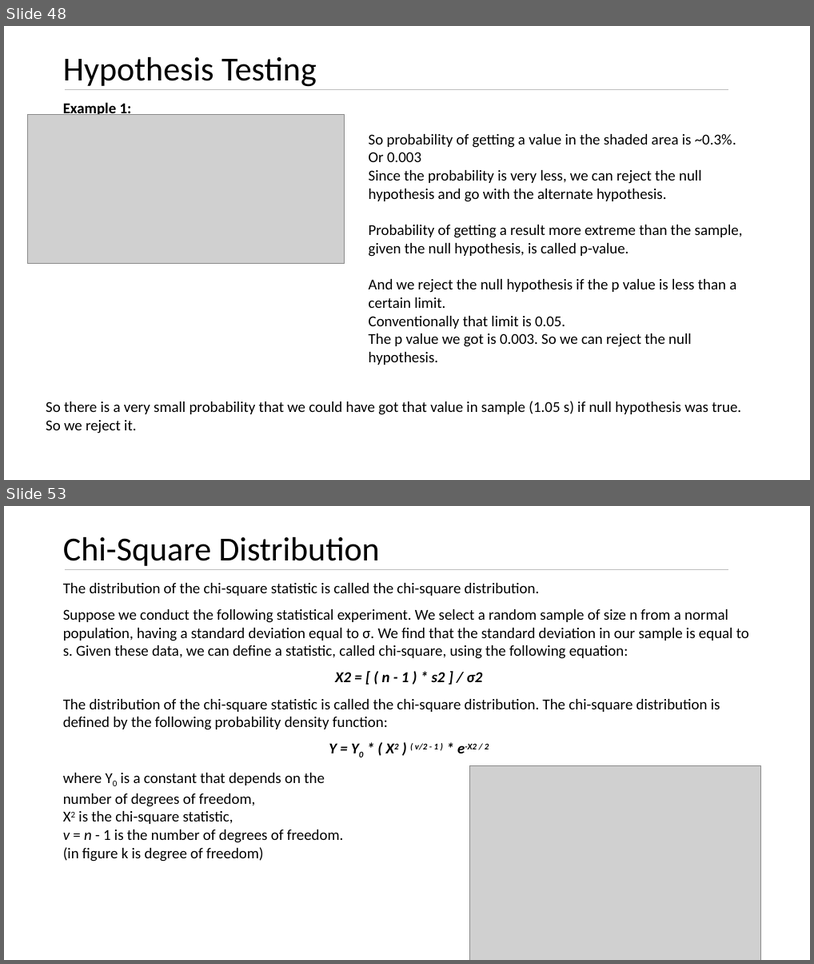
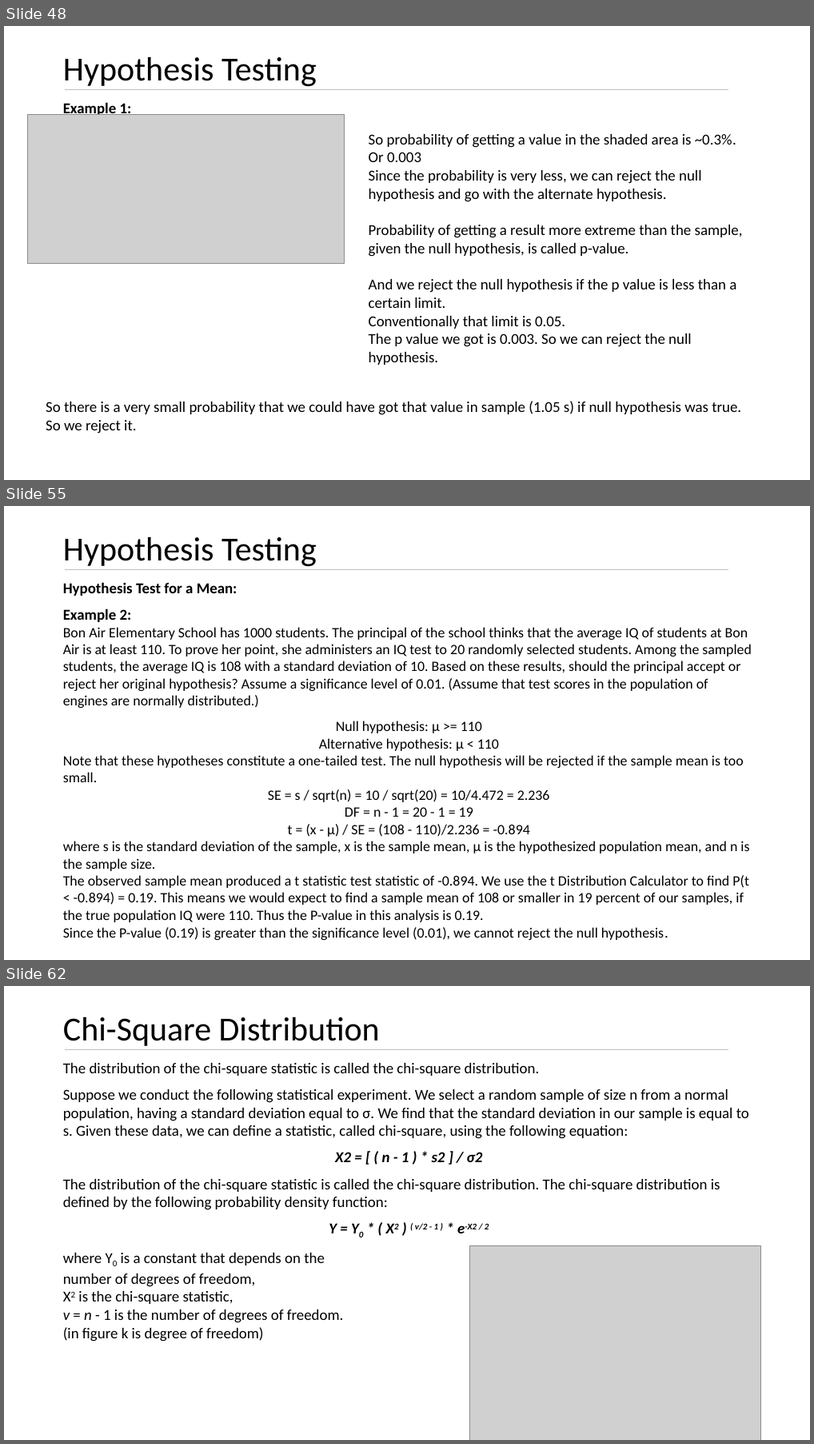
Before and after one commit to kushkul/Intro-to-Analytics, a slide deck: Statistics/Lesson 7 Inferential Statistics.pptx. Shown one above the other, each under a label of ours: slides 48 and 53 before the commit, slides 48, 55 and 62 after it; the slides between them are not shown. The pictures are 814x964 and 814x1444 pixels, drawn with LibreOffice and Linux fonts; fonts in the diff are those of the drawing; grey boxes stand for pictures. Boxes give left, top, right and bottom in pixels: in the first picture for what was removed or moved away, otherwise in the second. Text is boxed around its words. In the diff, an @@ line names an element or a change of style, - is before the commit and + after.

Commit message:
Updates for inferential statistics

```diff
--- a/Statistics/Lesson 7 Inferential Statistics.pptx
+++ b/Statistics/Lesson 7 Inferential Statistics.pptx
@@ slide 55 added at [4,506,810,960], background #FFFFFF @@
@@ title added at [63,537,317,567], 40 pt, text #000000 @@
+Hypothesis Testing
@@ line added from (65, 569) to (730, 569), #BFBFBF 0.5 pt @@
@@ text added at [63,582,752,940], 17 pt, text #000000 @@
+Hypothesis Test for a Mean:
+Example 2:
+Bon Air Elementary School has 1000 students. The principal of the school thinks that the average IQ of students at Bon Air is at least 110. To prove her point, she administers an IQ test to 20 randomly selected students. Among the sampled students, the average IQ is 108 with a standard deviation of 10. Based on these results, should the principal accept or reject her original hypothesis? Assume a significance level of 0.01. (Assume that test scores in the population of engines are normally distributed.)
+Null hypothesis: μ >= 110
+Alternative hypothesis: μ < 110
+Note that these hypotheses constitute a one-tailed test. The null hypothesis will be rejected if the sample mean is too small.
+SE = s / sqrt(n) = 10 / sqrt(20) = 10/4.472 = 2.236
+DF = n - 1 = 20 - 1 = 19
+t = (x - μ) / SE = (108 - 110)/2.236 = -0.894
+where s is the standard deviation of the sample, x is the sample mean, μ is the hypothesized population mean, and n is the sample size.
+The observed sample mean produced a t statistic test statistic of -0.894. We use the t Distribution Calculator to find P(t < -0.894) = 0.19. This means we would expect to find a sample mean of 108 or smaller in 19 percent of our samples, if the true population IQ were 110. Thus the P-value in this analysis is 0.19.
+Since the P-value (0.19) is greater than the significance level (0.01), we cannot reject the null hypothesis.
@@ what was slide 53 is now slide 62 @@
```
Also in this commit, not shown: 2 slides changed, 10 other slides added, 2 slides removed.
